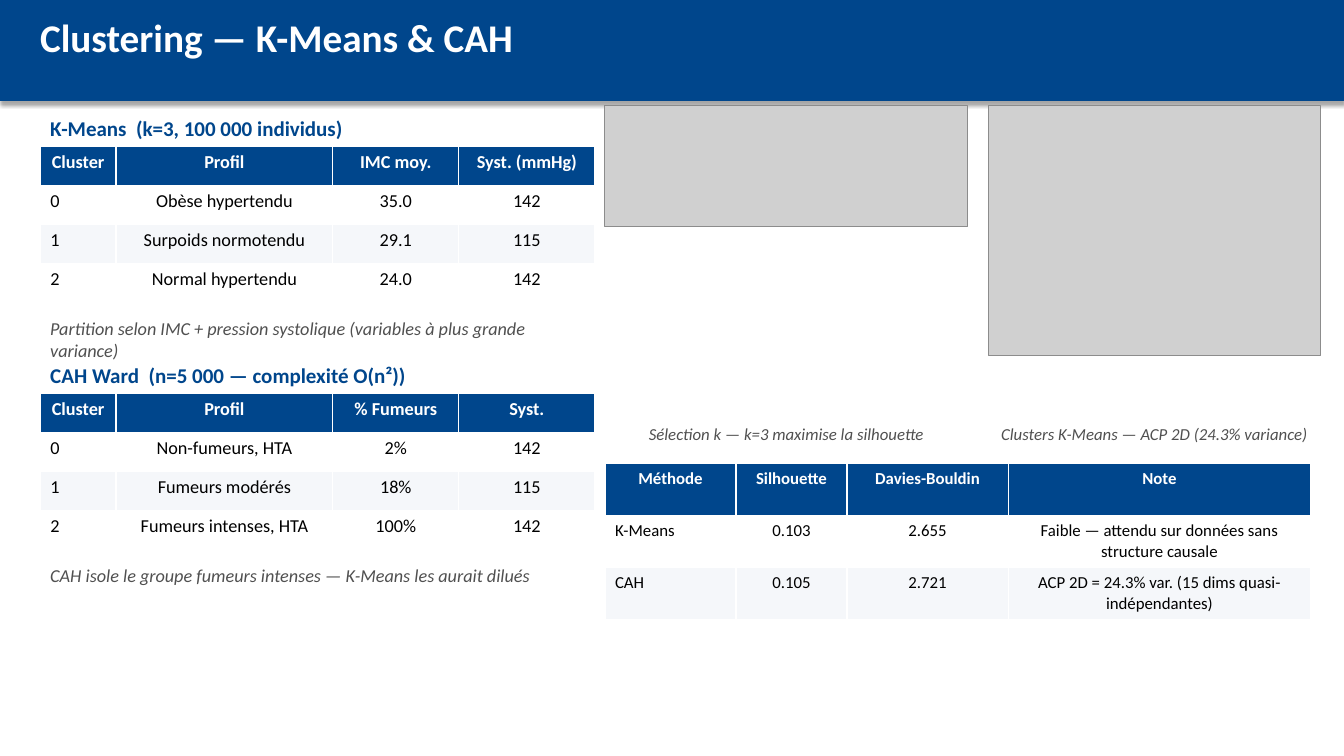
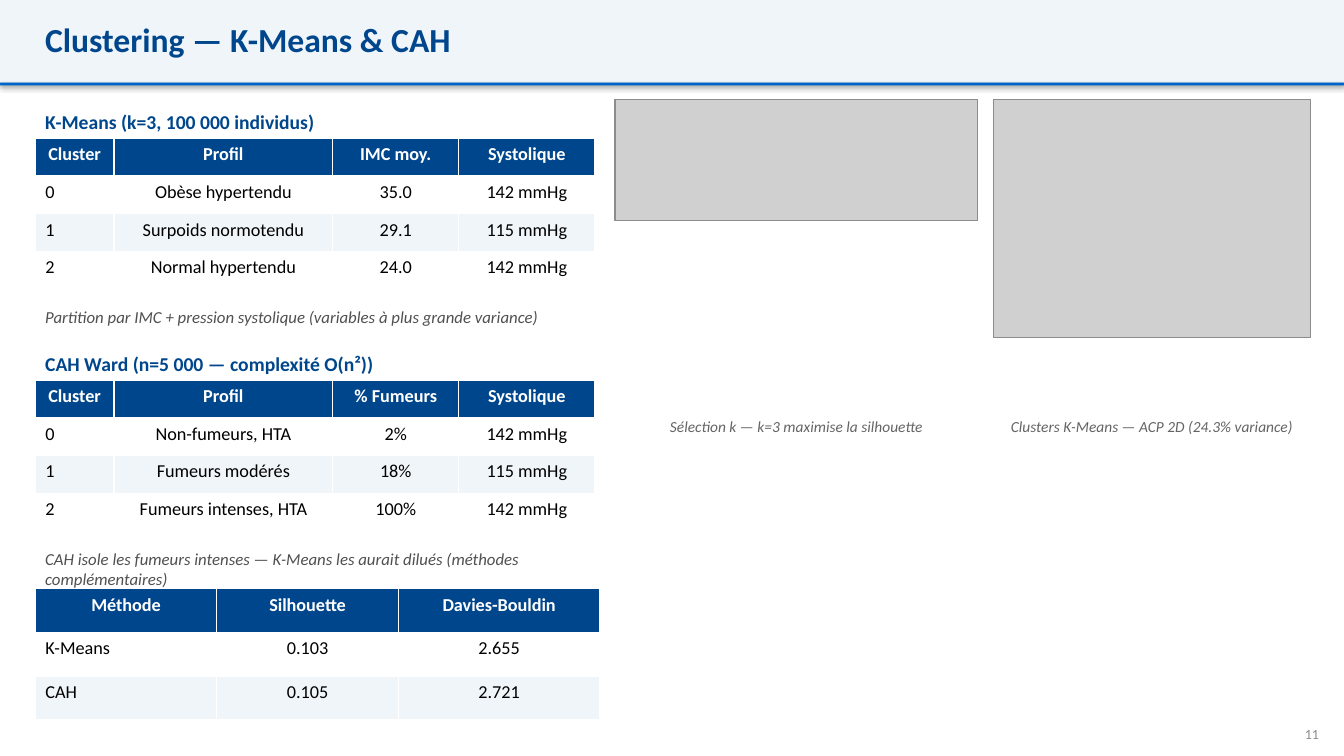
Before and after one commit to mahamatarda/Memoire-S2, a slide deck: slide 11 of presentation.pptx. Drawn at 1344x756 pixels with LibreOffice and Linux fonts; fonts in the diff are those of the drawing; grey boxes stand for pictures. Boxes give left, top, right and bottom in pixels: in the first picture for what was removed or moved away, otherwise in the second. Text is boxed around its words. In the diff, an @@ line names an element or a change of style, - is before the commit and + after.

```diff
--- a/presentation.pptx
+++ b/presentation.pptx
@@ rectangle: place and size @@
-rectangle at box(0, 0, 1344, 101)
+rectangle at box(0, 0, 1344, 83)
@@ rectangle at box(0, 0, 1344, 83): fill #00468C to #F0F5FA; outline #00468C 0.75 pt to none @@
@@ rectangle removed at box(0, 0, 1344, 756) @@
@@ text "Clustering — K-Means & CAH" at box(45, 28, 450, 58): size 28 to 24 pt, text colour #FFFFFF to #00468C @@
@@ rectangle added at box(0, 83, 1344, 86), fill #0066CC @@
@@ text "K-Means (k=3, 100 000 individus)" at box(45, 114, 314, 132): size 15 to 14 pt @@
@@ picture: place and size @@
-picture at box(605, 106, 968, 227)
+picture at box(615, 100, 978, 221)
@@ picture: place and size @@
-picture at box(988, 106, 1321, 356)
+picture at box(993, 100, 1311, 338)
@@ table at box(35, 138, 595, 289) @@
-row 1, column 4: Syst. (mmHg)
+row 1, column 4: Systolique
-row 2, column 4: 142
+row 2, column 4: 142 mmHg
-row 3, column 4: 115
+row 3, column 4: 115 mmHg
-row 4, column 4: 142
+row 4, column 4: 142 mmHg
@@ fill #F5F7FA to #F0F5FA in row 3 @@
@@ table: place and size @@
-table at box(40, 146, 595, 302)
+table at box(35, 138, 595, 289)
@@ text at box(45, 311, 538, 326): text changed; size 13 to 12 pt @@
-Partition selon IMC + pression systolique (variables à plus grande variance)
+Partition par IMC + pression systolique (variables à plus grande variance)
@@ text "CAH Ward (n=5 000 — ..." at box(45, 355, 373, 374): size 15 to 14 pt @@
@@ text "CAH Ward (n=5 000 — ...": place and size @@
-text "CAH Ward (n=5 000 — ..." at box(50, 366, 405, 387)
+text "CAH Ward (n=5 000 — ..." at box(45, 355, 373, 374)
@@ table at box(35, 380, 595, 531) @@
-row 1, column 4: Syst.
+row 1, column 4: Systolique
-row 2, column 4: 142
+row 2, column 4: 142 mmHg
-row 3, column 4: 115
+row 3, column 4: 115 mmHg
-row 4, column 4: 142
+row 4, column 4: 142 mmHg
@@ fill #F5F7FA to #F0F5FA in row 3 @@
@@ table: place and size @@
-table at box(40, 393, 595, 549)
+table at box(35, 380, 595, 531)
@@ text "Sélection k — k=3 maximise ...": place and size @@
-text "Sélection k — k=3 maximise ..." at box(649, 428, 923, 440)
+text "Sélection k — k=3 maximise ..." at box(670, 421, 922, 432)
@@ text "Sélection k — k=3 maximise ..." at box(670, 421, 922, 432): size 12 to 11 pt, text colour #505050 to #646464 @@
@@ text "Clusters K-Means — ACP 2D ..." at box(1011, 421, 1293, 434): size 12 to 11 pt, text colour #505050 to #646464 @@
@@ text at box(45, 553, 518, 567): text changed; size 13 to 12 pt @@
-CAH isole le groupe fumeurs intenses — K-Means les aurait dilués
+CAH isole les fumeurs intenses — K-Means les aurait dilués (méthodes complémentaires)
@@ table at box(35, 589, 600, 720) @@
-column 4: Note | Faible — attendu sur données sans structure causale | ACP 2D = 24.3% var. (15 dims quasi-indépendantes)
@@ table: place and size @@
-table at box(605, 464, 1311, 620)
+table at box(35, 589, 600, 720)
@@ text added at box(1305, 730, 1319, 739), 10 pt, text #8C8C8C @@
+11
```
Also in this commit, not shown: 14 other slides changed, 1 other file.
